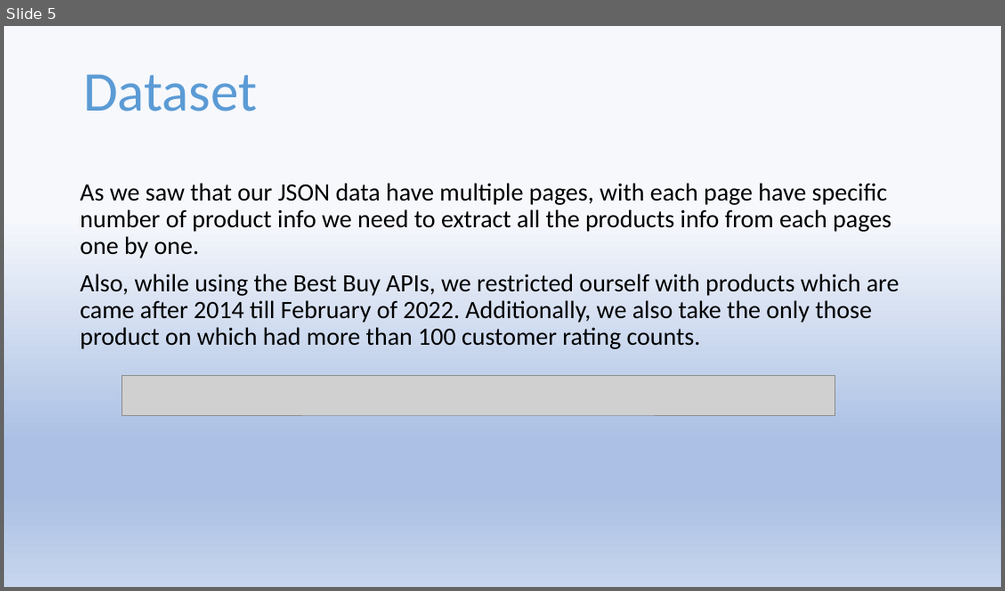
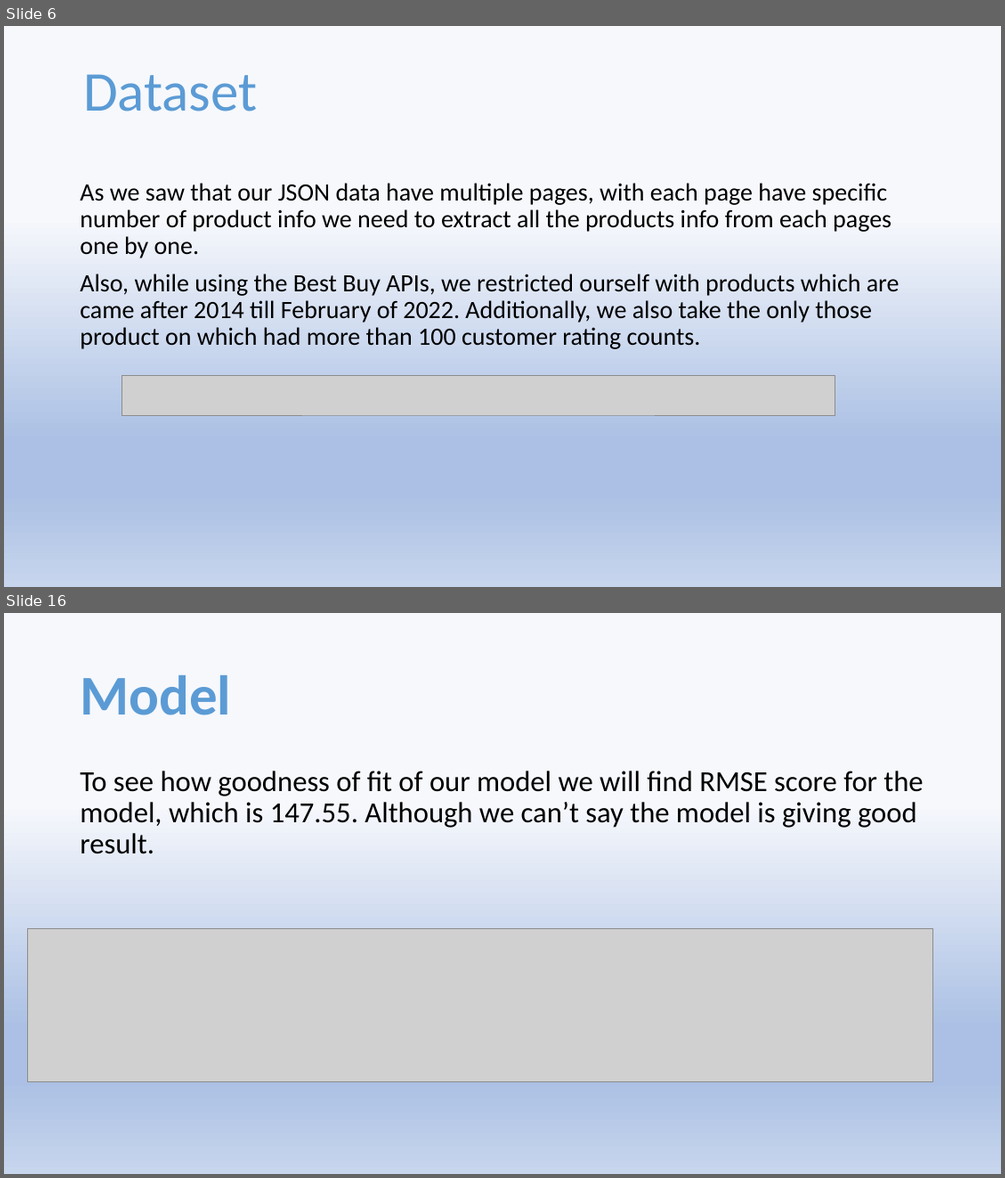
Before and after one commit to Pratyushnayak/Best-Buy-Price, a slide deck: Best Buy.pptx. Shown one above the other, each under a label of ours: slide 5 before the commit, slides 6 and 16 after it; the slides between them are not shown. The pictures are 1005x591 and 1005x1178 pixels, drawn with LibreOffice and Linux fonts; fonts in the diff are those of the drawing; grey boxes stand for pictures. Boxes give left, top, right and bottom in pixels: in the first picture for what was removed or moved away, otherwise in the second. Text is boxed around its words. In the diff, an @@ line names an element or a change of style, - is before the commit and + after.

```diff
--- a/Best Buy.pptx
+++ b/Best Buy.pptx
@@ slide 16 added at (x1=4, y1=613, x2=1001, y2=1174), background gradient #F6F8FC to #ABC0E4 to #C7D5ED @@
@@ title added at (x1=80, y1=675, x2=231, y2=715), 54 pt, text gradient #1F4E79 to #5B9BD5 to #9DC3E6, bold @@
+Model
@@ text added at (x1=80, y1=771, x2=922, y2=854), 28 pt, text #000000 @@
+To see how goodness of fit of our model we will find RMSE score for the model, which is 147.55. Although we can’t say the model is giving good result.
@@ picture added at (x1=28, y1=929, x2=933, y2=1081) @@
@@ what was slide 5 is now slide 6 @@
```
Also in this commit, not shown: 2 slides changed, 14 other slides added, 1 slide removed.
